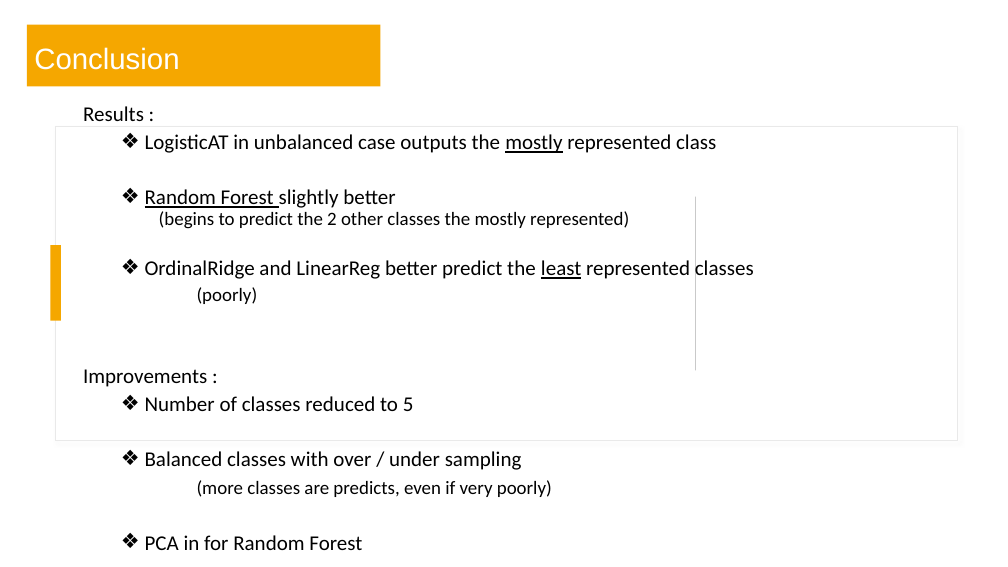
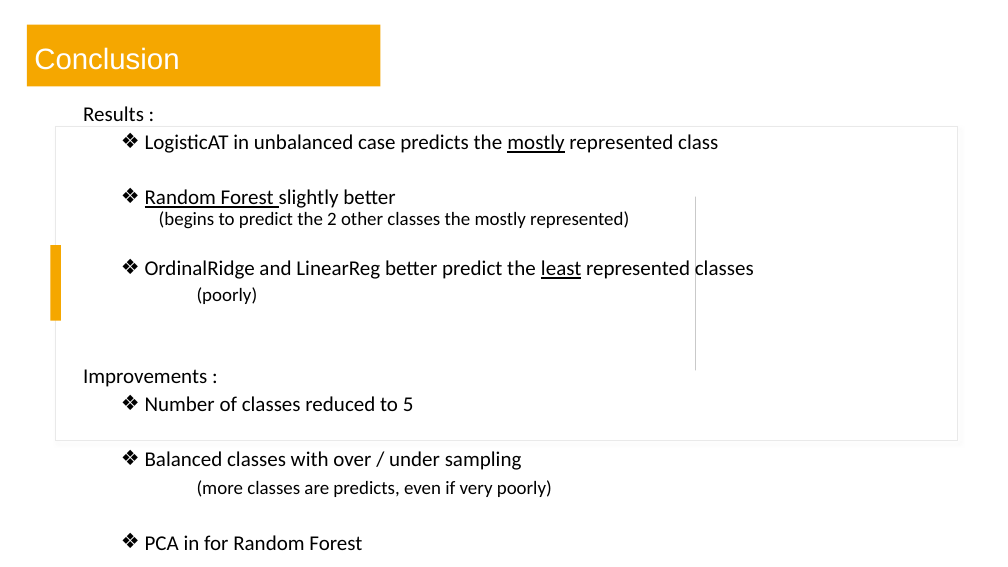
Before and after one commit to ArielNATAF/Books_project, a slide deck: slide 26 of BooksProject.pptx. Drawn at 1008x567 pixels with LibreOffice and Linux fonts; fonts in the diff are those of the drawing. Boxes give left, top, right and bottom in pixels: in the first picture for what was removed or moved away, otherwise in the second. Text is boxed around its words. In the diff, an @@ line names an element or a change of style, - is before the commit and + after.

```diff
--- a/BooksProject.pptx
+++ b/BooksProject.pptx
@@ text at <box>145,134,718,153</box>: text changed @@
-        ❖ LogisticAT in unbalanced case outputs the mostly represented class
+        ❖ LogisticAT in unbalanced case predicts the mostly represented class
```
Also in this commit, not shown: 10 other slides changed, 1 slide added, 1 other file.
